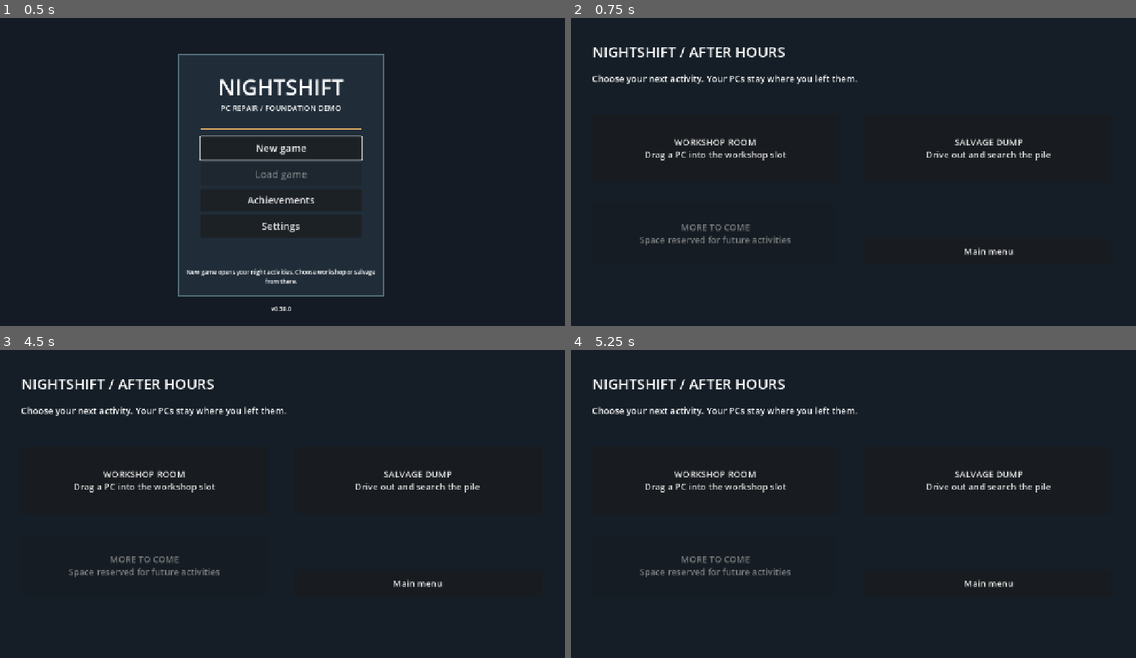
Above: before the commit, frames 1-4 (two rows, left to right).
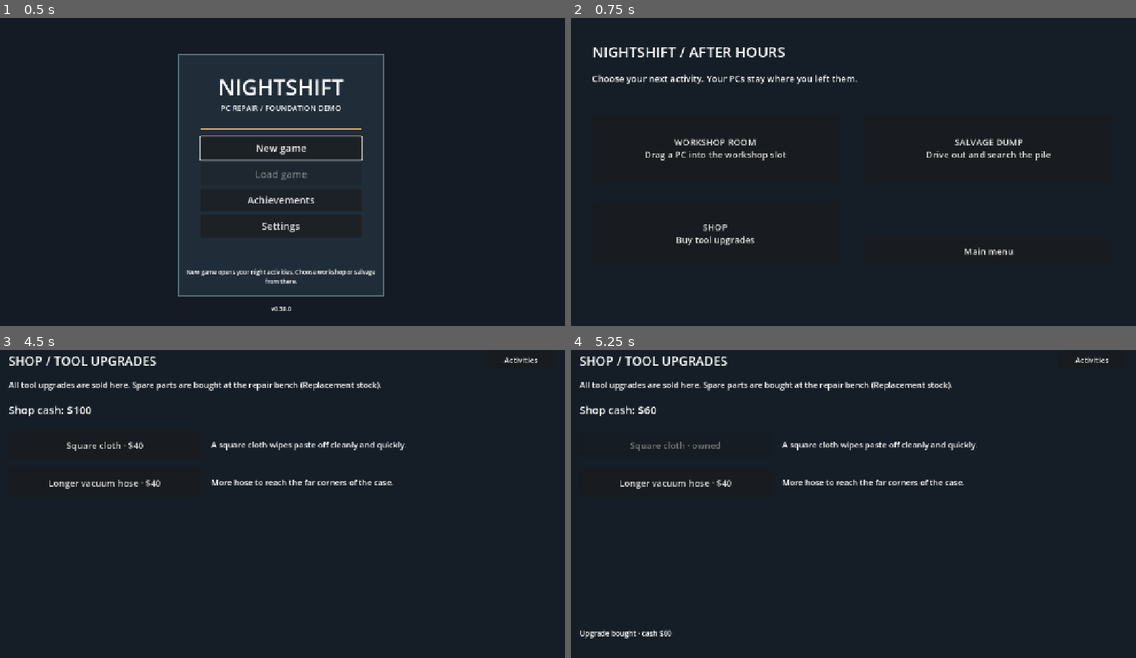
Above: after the commit, the same moments.

Repository: 123rearearcode/nighshift_real
Game: Godot game, scene res://scenes/start.tscn
The game is run twice, just before and just after one commit, with the same random seed, the same clock (stepped at 60 frames per second) and the same inputs.
Inputs (mouse positions are in pixels of both pictures, inside the frame that each line leads up to):
- Up to frame 1 (0.5 s): no input
- Up to frame 2 (0.75 s): click "New game" at 0.5 s
- Up to frame 3 (4.5 s): click "WORKSHOP ROOM Drag a PC into …" at 1.25 s; click "Activities" at 2 s; click "SALVAGE DUMP Drive out and se…" at 2.75 s; click "Activities" at 3.5 s; click (146, 565) at 4.25 s, where only the run after the commit has a clickable "SHOP Buy tool upgrades"
- Up to frame 4 (5.25 s): click (678, 445) at 5 s, where only the run after the commit has a clickable "Square cloth · $40"

Frame 1 is identical in both runs. In frame 2, 0.5% of the frame differs, in the area x 12-39%, y 66-74%; in frame 3, 4.8%; in frame 4, 5.1%, in the area x 1-96%, y 2-94%.

Commit message:
wip: shop, tests

Diff:
--- /dev/null
+++ b/scenes/night_shop.tscn
@@ -0,0 +1,6 @@
+[gd_scene load_steps=2 format=3]
+
+[ext_resource type="Script" path="res://scripts/night/shop_view.gd" id="1"]
+
+[node name="Night_shop" type="Node2D"]
+script = ExtResource("1")
--- /dev/null
+++ b/scripts/data/upgrades.gd
@@ -0,0 +1,8 @@
+# DATA ONLY: the tool upgrades the Shop sells (D131). Prices stay in GameState.UPGRADE_PRICES (the
+# rule that charges them); this file only names them. A new tool upgrade is added here AND there.
+extends RefCounted
+
+const LIST: Array = [
+    {"id": "square_cloth", "label": "Square cloth", "blurb": "A square cloth wipes paste off cleanly and quickly."},
+    {"id": "long_hose", "label": "Longer vacuum hose", "blurb": "More hose to reach the far corners of the case."},
+]
--- a/scripts/night/activities_view.gd
+++ b/scripts/night/activities_view.gd
@@ -7,8 +7,7 @@
     _label("Choose your next activity. Your PCs stay where you left them.",Vector2(60,140),Vector2(1160,40),20)
     _button("WORKSHOP ROOM\nDrag a PC into the workshop slot",Rect2(60,235,550,150),"res://scenes/storage.tscn")
     _button("SALVAGE DUMP\nDrive out and search the pile",Rect2(670,235,550,150),"res://scenes/night_salvage.tscn")
-    var future := _button("MORE TO COME\nSpace reserved for future activities",Rect2(60,430,550,140),"")
-    future.disabled = true
+    _button("SHOP\nBuy tool upgrades",Rect2(60,430,550,140),"res://scenes/night_shop.tscn")
     _button("Main menu",Rect2(670,510,550,60),"res://scenes/start.tscn")
     message = _label(NightSession.status,Vector2(60,620),Vector2(1160,65),17)
 
--- /dev/null
+++ b/scripts/night/shop_view.gd
@@ -0,0 +1,35 @@
+# Activities > Shop: every TOOL upgrade is sold here and nowhere else (D131). Parts stock is bought at
+# the repair bench's Replacement stock panel.
+extends "res://scripts/night/activities_view.gd"
+const Upgrades = preload("res://scripts/data/upgrades.gd")
+var cash_label: Label
+var upgrade_buttons: Dictionary = {}
+func _ready() -> void:
+    NightSession.ensure(GameState)
+    _label("SHOP / TOOL UPGRADES",Vector2(32,24),Vector2(900,48),28)
+    _label("All tool upgrades are sold here. Spare parts are bought at the repair bench (Replacement stock).",Vector2(32,84),Vector2(1100,40),18)
+    Navigation.attach(self,_go.bind(Navigation.ACTIVITIES))
+    cash_label = _label("",Vector2(32,136),Vector2(600,40),24)
+    var y: float = 200
+    for upgrade: Dictionary in Upgrades.LIST:
+        var id: String = upgrade["id"]
+        var button := _button("",Rect2(32,y,430,64),"")
+        button.pressed.connect(_buy.bind(id))
+        upgrade_buttons[id] = button
+        _label(str(upgrade["blurb"]),Vector2(484,y + 18),Vector2(740,40),18)
+        y += 84
+    message = _label(NightSession.status,Vector2(32,640),Vector2(1210,50),16)
+    _refresh()
+func _refresh() -> void:
+    cash_label.text = "Shop cash: $%d" % GameState.money
+    for upgrade: Dictionary in Upgrades.LIST:
+        var id: String = upgrade["id"]
+        var owned: bool = GameState.has_upgrade(id)
+        upgrade_buttons[id].text = str(upgrade["label"]) + (" · owned" if owned else " · $%d" % int(GameState.UPGRADE_PRICES[id]))
+        upgrade_buttons[id].disabled = owned
+func _buy(id: String) -> void:
+    var bought: bool = GameState.buy_upgrade(id)
+    if bought: NightSession.checkpoint(GameState)
+    message.text = ("Upgrade bought · cash $%d" % GameState.money) if bought else "Not enough cash for this upgrade."
+    if NightSession.status != "": message.text = NightSession.status
+    _refresh()
--- a/scripts/night/workshop_hub.gd
+++ b/scripts/night/workshop_hub.gd
@@ -5,8 +5,6 @@
 var report: Label
 var ticket: Label
 var work_buttons: Array[Button] = []
-var upgrade_buttons: Dictionary = {}
-var cash_label: Label
 func _ready() -> void:
     NightSession.ensure(GameState)
     _label("WORKSHOP / NIGHT SHIFT",Vector2(32,24),Vector2(1000,48),28)
@@ -25,17 +23,10 @@
     ticket.add_theme_font_size_override("font_size",18)
     ticket_scroll.add_child(ticket)
     work_buttons.append(_button("Repair bench · clean + paste",Rect2(710,94,530,60),"res://scenes/night_bench.tscn"))
-    work_buttons.append(_button("Hardware bench · shop stock",Rect2(710,170,530,60),"res://scenes/night_hardware.tscn"))
+    work_buttons.append(_button("Hardware bench · this ticket's parts",Rect2(710,170,530,60),"res://scenes/night_hardware.tscn"))
     var check_button := _button("Diagnostic monitor · boot + game tests",Rect2(710,246,530,60),"")
     check_button.pressed.connect(_go.bind("res://scenes/software.tscn"))
     work_buttons.append(check_button)
-    var x: float = 710
-    for id: String in ["square_cloth","long_hose"]:
-        var button := _button("",Rect2(x,490,255,46),"")
-        button.pressed.connect(_buy_upgrade.bind(id))
-        upgrade_buttons[id] = button
-        x += 275
-    cash_label = _label("",Vector2(710,564),Vector2(530,40),20)
     var scroll := ScrollContainer.new()
     scroll.position = Vector2(32,425)
     scroll.size = Vector2(630,225)
@@ -49,19 +40,6 @@
     scroll.add_child(report)
     message = _label("",Vector2(32,669),Vector2(1210,34),14)
     _refresh_ticket()
-    _refresh_upgrades()
-func _refresh_upgrades() -> void:
-    cash_label.text = "Shop cash: $%d"%GameState.money
-    for id: String in upgrade_buttons:
-        var owned: bool = GameState.has_upgrade(id)
-        upgrade_buttons[id].text = ("Square cloth" if id == "square_cloth" else "Longer hose")+(" · owned" if owned else " · $%d"%GameState.UPGRADE_PRICES[id])
-        upgrade_buttons[id].disabled = owned
-func _buy_upgrade(id: String) -> void:
-    var bought: bool = GameState.buy_upgrade(id)
-    if bought: NightSession.checkpoint(GameState)
-    message.text = ("Upgrade bought · cash $%d"%GameState.money) if bought else "Not enough cash for this upgrade."
-    if NightSession.status != "": message.text = NightSession.status
-    _refresh_upgrades()
 func _refresh_ticket() -> void:
     var job: Dictionary = GameState.job
     ticket.text = "TICKET %s / %s\n\n%s\n\nCollection request: %s\nQuote: $%d · paid at pickup, not by this check.\n\nS …(215 unchanged characters)…
--- /dev/null
+++ b/tools/test_hardware_ticket_pc.gd
@@ -0,0 +1,58 @@
+extends "res://tools/test_support.gd"
+# D131: the hardware bench is a projection of the ticket's own PC; GPU bracket screws need a screwdriver.
+const CustomerPC = preload("res://scripts/rules/customer_pc.gd")
+const Faults = preload("res://scripts/rules/install_faults.gd")
+const Ids = preload("res://scripts/data/ids.gd")
+const Upgrades = preload("res://scripts/data/upgrades.gd")
+
+func _initialize() -> void: call_deferred("run_checks")
+
+func run_checks() -> void:
+    var gs: Node = root.get_node("GameState")
+    use_test_save(gs, "hardware_ticket_pc_test.json")
+    gs.new_game(false)
+    root.get_node("NightSession").ensure(gs)
+
+    # Pure projection of the job.
+    var job: Dictionary = gs.job
+    var parts: Array = CustomerPC.components(job)
+    var ids: Array = parts.map(func(p: Dictionary) -> String: return str(p["id"]))
+    check(ids[0] == CustomerPC.uid(job, "cpu") and CustomerPC.uid(job, Ids.GPU) in ids and CustomerPC.uid(job, Ids.COOLER) in ids, "ticket PC lists its own CPU, GPU and cooler")
+    check(CustomerPC.is_fixed(CustomerPC.uid(job, "cpu")) and not CustomerPC.is_fixed(CustomerPC.uid(job, Ids.GPU)), "CPU is locked, GPU is movable")
+    var fitted: Dictionary = CustomerPC.placements(job, {})
+    check(str(fitted[CustomerPC.uid(job, Ids.GPU)]["location"]) == "pcie", "fitted GPU sits on the PCIe slot")
+
+    # Repair bench state is mirrored: removing the GPU unscrews it and it appears in the drawer.
+    check(int(job["gpu_screws"]) == 2 and gs.pickup_faults().is_empty(), "a fresh PC has tight GPU screws and no hidden fault")
+    check(gs.set_service_part_fitted(Ids.GPU, false) and int(gs.job["gpu_screws"]) == 0, "taking the GPU out unscrews it")
+    check(not CustomerPC.placements(gs.job, {}).has(CustomerPC.uid(gs.job, Ids.GPU)), "removed GPU is not on the board")
+    check(not gs.turn_gpu_screw(), "a removed GPU has no screws to turn")
+    check(gs.set_service_part_fitted(Ids.GPU, true) and int(gs.job["gpu_screws"]) == 0, "refitted GPU is loose")
+    check(Faults.GPU_LOOSE in gs.pickup_faults(), "a loose GPU becomes a hidden pickup fault")
+    check(gs.turn_gpu_screw() and gs.turn_gpu_screw() and not gs.turn_gpu_screw(), "two screws, no more")
+    check(gs.pickup_faults().is_empty(), "tight screws clear the fault")
+
+    # Screw geometry.
+    var slot := Rect2(100, 100, 200, 40)
+    check(Faults.gpu_screw_at(slot, 20, Faults.gpu_screw_centers(slot, 20)[0]) == 0 and Faults.gpu_screw_at(slot, 20, Vector2(900, 900)) == -1, "GPU screw hit test works")
+
+    # The live hardware bench scene.
+    gs.set_service_part_fitted(Ids.GPU, false)
+    var view: Node = load("res://scenes/night_hardware.tscn").instantiate()
+    root.add_child(view)
+    await process_frame
+    var cpu_uid: String = CustomerPC.uid(gs.job, "cpu")
+    var found_cpu: bool = false
+    var gpu_in_drawer: bool = false
+    for item: Dictionary in view.inventory.items:
+        if str(item["part"]["id"]) == cpu_uid: found_cpu = str(item["location"]) == "cpu"
+        if str(item["part"]["id"]) == CustomerPC.uid(gs.job, Ids.GPU): gpu_in_drawer = str(item["location"]) == "drawer"
+    check(found_cpu, "hardware bench shows the ticket's CPU fitted")
+    check(gpu_in_drawer, "a GPU removed at the repair bench is in the hardware drawer")
+    view.queue_free()
+    await process_frame
+
+    # Shop data.
+    check(Upgrades.LIST.size() == 2 and Upgrades.LIST.all(func(u: Dictionary) -> bool: return gs.UPGRADE_PRICES.has(u["id"])), "every shop upgrade has a price")
+    restore_save(gs)
+    finish("Hardware ticket PC")
--- a/tools/test_install_technique.gd
+++ b/tools/test_install_technique.gd
@@ -1,6 +1,7 @@
 extends "res://tools/test_support.gd"
 # D130: the cooler install technique. Film and screw mistakes are recorded at the lever, stay
 # invisible to the shop's own final check, and cost the customer's pickup score.
+const Ids = preload("res://scripts/data/ids.gd")
 const Faults = preload("res://scripts/rules/install_faults.gd")
 const Pickup = preload("res://scripts/rules/pickup_score.gd")
 const Customers = preload("res://scripts/data/customers.gd")
@@ -8,7 +9,16 @@
 
 func _initialize() -> void: call_deferred("run_checks")
 
+func take_screwdriver(bench: Node) -> void:
+    # D131: the press must finish first, then the screwdriver is right-clicked on the bench.
+    bench.mount.time_left = 0.0
+    if bench.tools.equipped: bench._park_tool()
+    var at: Vector2 = bench.tools.motions[Ids.SCREWDRIVER].center
+    click(bench, MOUSE_BUTTON_RIGHT, true, at)
+    click(bench, MOUSE_BUTTON_RIGHT, false, at)
+
 func lock_with(bench: Node, order: Array) -> void:
+    take_screwdriver(bench)
     var centers: Array = Faults.screw_centers(bench._socket_region())
     for screw: int in order:
         click(bench, MOUSE_BUTTON_LEFT, true, centers[screw])
@@ -84,6 +94,10 @@
     # Bench flow, with real clicks.
     var bench: Node = mounted_bench(gs, true)
     check(bool(gs.job["cooler_film_peeled"]) and bench.film_button.disabled, "peeling the film is recorded once")
+    var early: Vector2 = Faults.screw_centers(bench._socket_region())[0]
+    click(bench, MOUSE_BUTTON_LEFT, true, early)
+    click(bench, MOUSE_BUTTON_LEFT, false, early)
+    check(gs.job["install_faults"].is_empty() and not bench.tools.equipped, "screws cannot be touched without the screwdriver in hand")
     lock_with(bench, good)
     check(gs.job["install_faults"].is_empty() and str(gs.job["paste_grade"]) != "", "film off and cross-pattern screws lock with no fault")
     bench.queue_free()
--- a/tools/test_night_workshop.gd
+++ b/tools/test_night_workshop.gd
@@ -147,12 +147,20 @@
     await process_frame
     current_scene._check()
     check(current_scene.report.text.contains("Report only") and gs.job["state"] == "open","workshop final check diagnoses without completing ticket")
-    money = gs.money
-    current_scene._buy_upgrade("square_cloth")
-    check(gs.has_upgrade("square_cloth") and gs.money == money-gs.UPGRADE_PRICES["square_cloth"],"existing tool upgrades remain purchasable from workshop")
-    money = gs.money
-    current_scene._buy_upgrade("square_cloth")
-    check(gs.money == money,"owned workshop upgrade cannot be charged twice")
+    check(not current_scene.get("upgrade_buttons") and not gs.has_upgrade("square_cloth"),"workshop hub no longer sells upgrades (D131: the Shop does)")
+    current_scene._go("res://scenes/night_shop.tscn")
+    await process_frame
+    await process_frame
+    check(current_scene.scene_file_path == "res://scenes/night_shop.tscn" and current_scene.upgrade_buttons.size() == 2,"Shop lists every tool upgrade")
+    money = gs.money
+    current_scene._buy("square_cloth")
+    check(gs.has_upgrade("square_cloth") and gs.money == money-gs.UPGRADE_PRICES["square_cloth"],"tool upgrades are purchasable from the Shop")
+    money = gs.money
+    current_scene._buy("square_cloth")
+    check(gs.money == money and current_scene.upgrade_buttons["square_cloth"].disabled,"owned shop upgrade cannot be charged twice")
+    current_scene._go("res://scenes/night_workshop.tscn")
+    await process_frame
+    await process_frame
     check(not current_scene.get_children().any(func(n: Node) -> bool: return n is OptionButton),"workshop no longer has a PC dropdown; selection belongs to the room")
     night.switch_pc(gs,night.tickets[1]["id"])
     current_scene._refresh_ticket()
